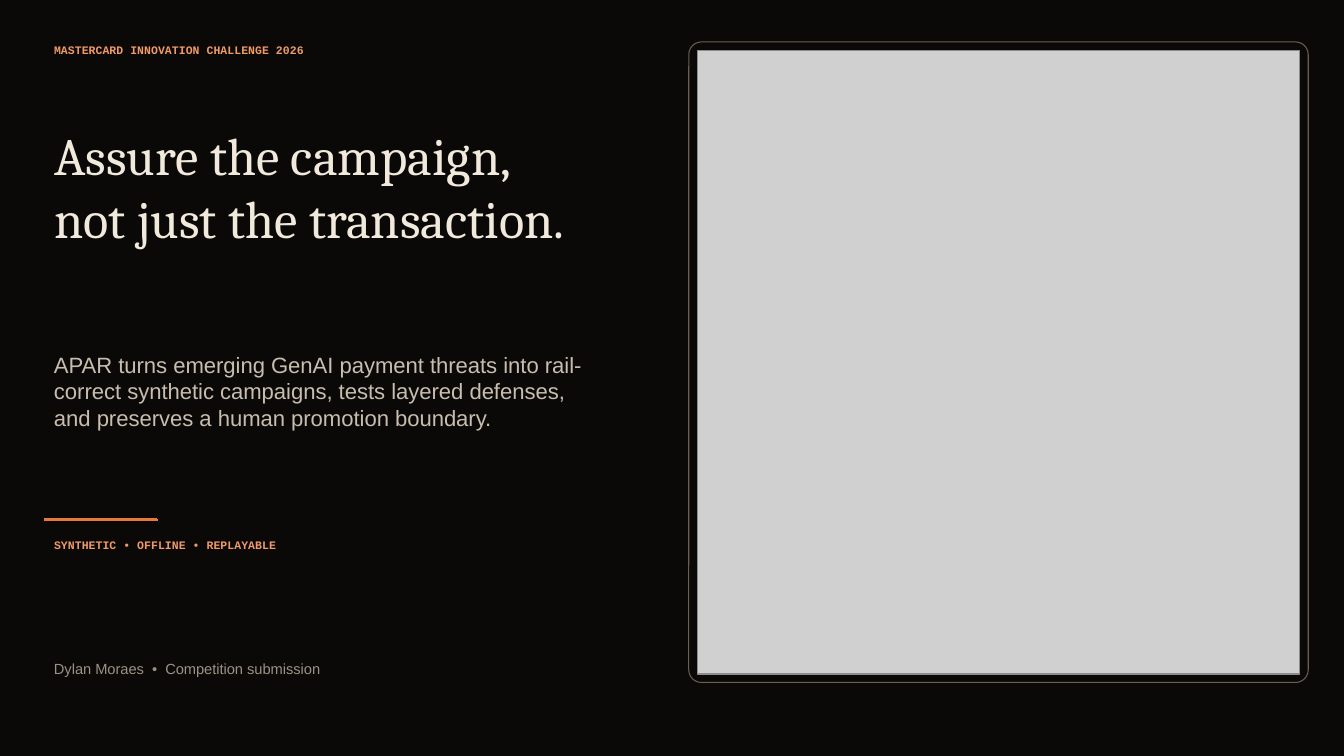
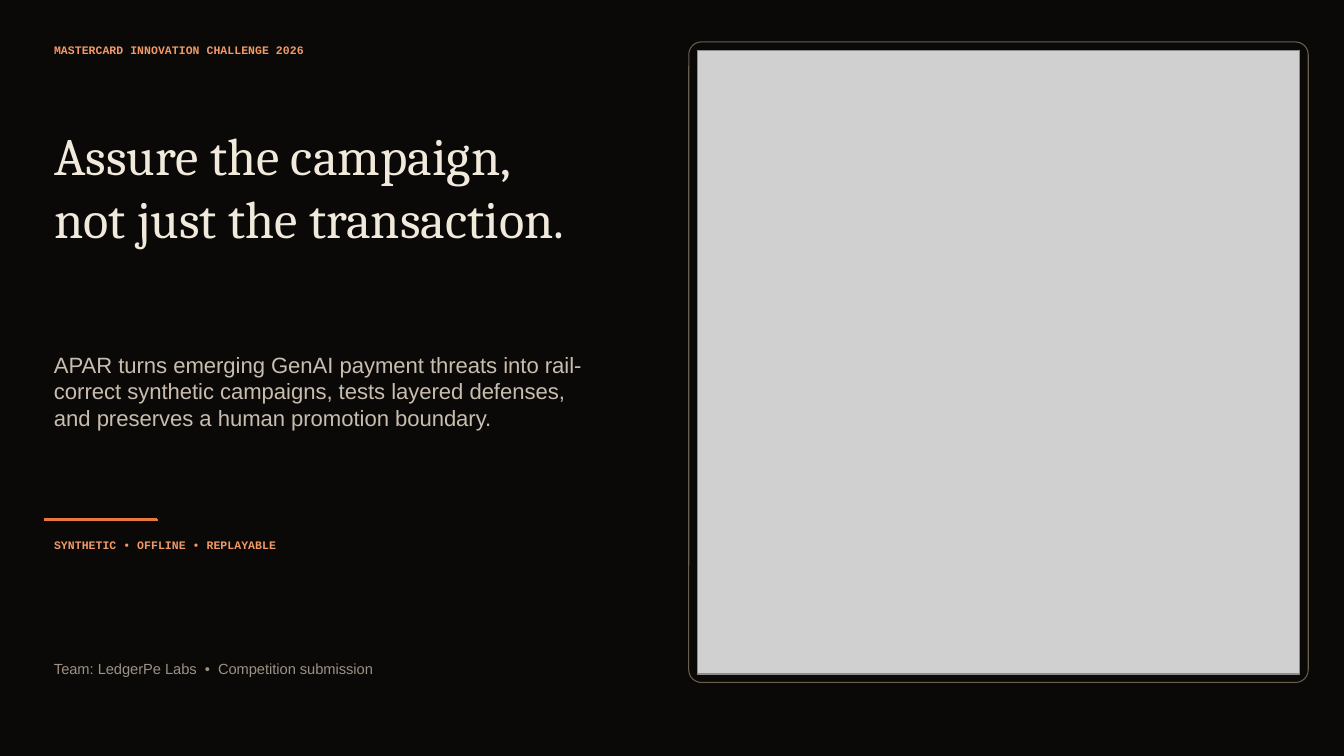
Before and after one commit to Dljdd/LedgerPeLabs, a slide deck: slide 1 of docs/submission/APAR_COMPETITION_DECK.pptx. Drawn at 1344x756 pixels with LibreOffice and Linux fonts; fonts in the diff are those of the drawing; grey boxes stand for pictures. Boxes give left, top, right and bottom in pixels: in the first picture for what was removed or moved away, otherwise in the second. Text is boxed around its words. In the diff, an @@ line names an element or a change of style, - is before the commit and + after.

Commit message:
design: update team attribution

```diff
--- a/docs/submission/APAR_COMPETITION_DECK.pptx
+++ b/docs/submission/APAR_COMPETITION_DECK.pptx
@@ text at (x1=54, y1=663, x2=373, y2=677): text changed @@
-Dylan Moraes • Competition submission
+Team: LedgerPe Labs • Competition submission
```
Also in this commit, not shown: 1 other slide changed, 3 other files.
